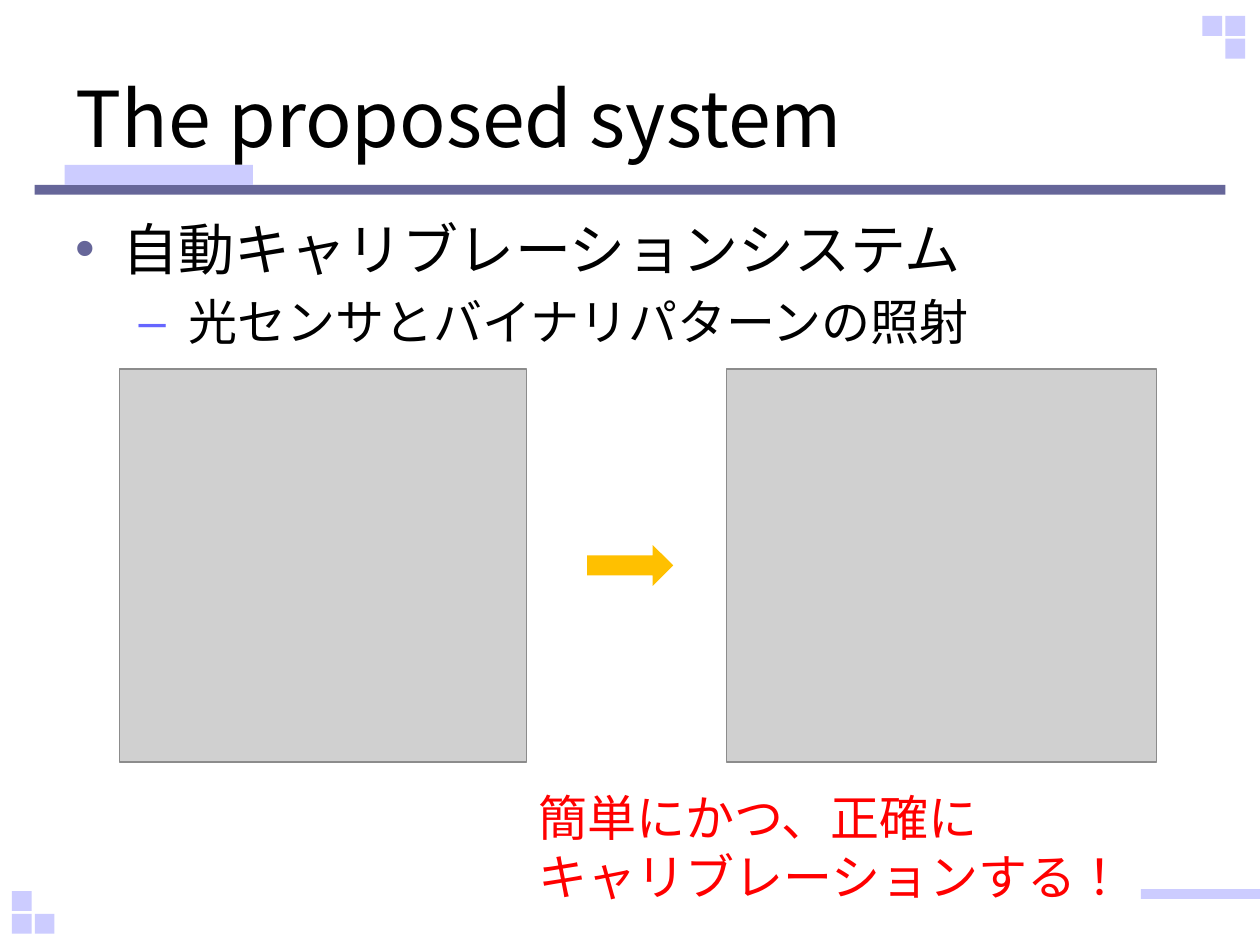
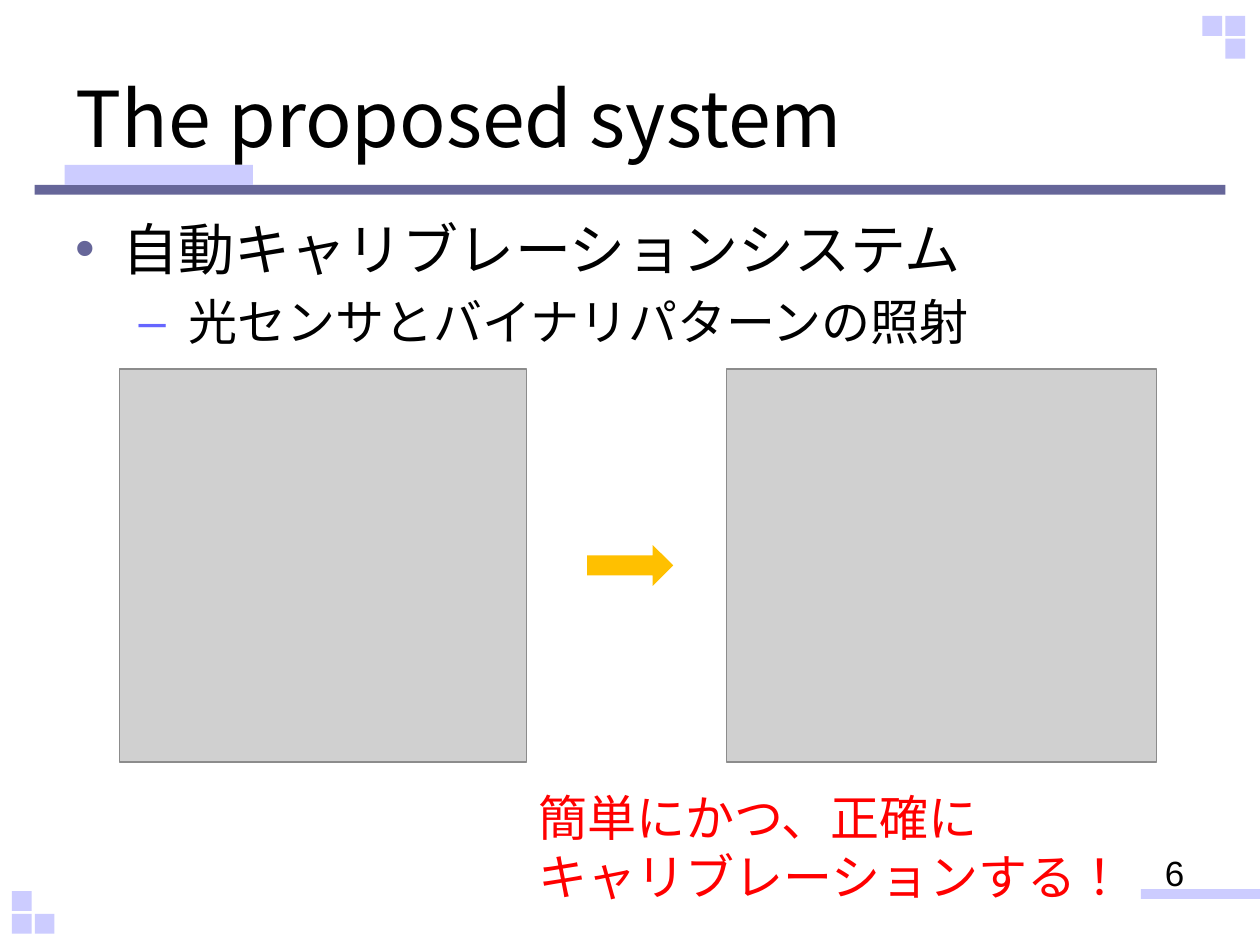
Before and after one commit to sho-hama/Human_Interface, a slide deck: slide 6 of HI_hamana.pptx. Drawn at 1260x945 pixels with LibreOffice and Linux fonts; fonts in the diff are those of the drawing; grey boxes stand for pictures. Boxes give left, top, right and bottom in pixels: in the first picture for what was removed or moved away, otherwise in the second. Text is boxed around its words. In the diff, an @@ line names an element or a change of style, - is before the commit and + after.

```diff
--- a/HI_hamana.pptx
+++ b/HI_hamana.pptx
@@ page number added at [1165, 861, 1184, 893], 20 pt, text #000000 @@
+6
```
Also in this commit, not shown: 8 other slides changed, 3 slides added, 1 slide removed.
